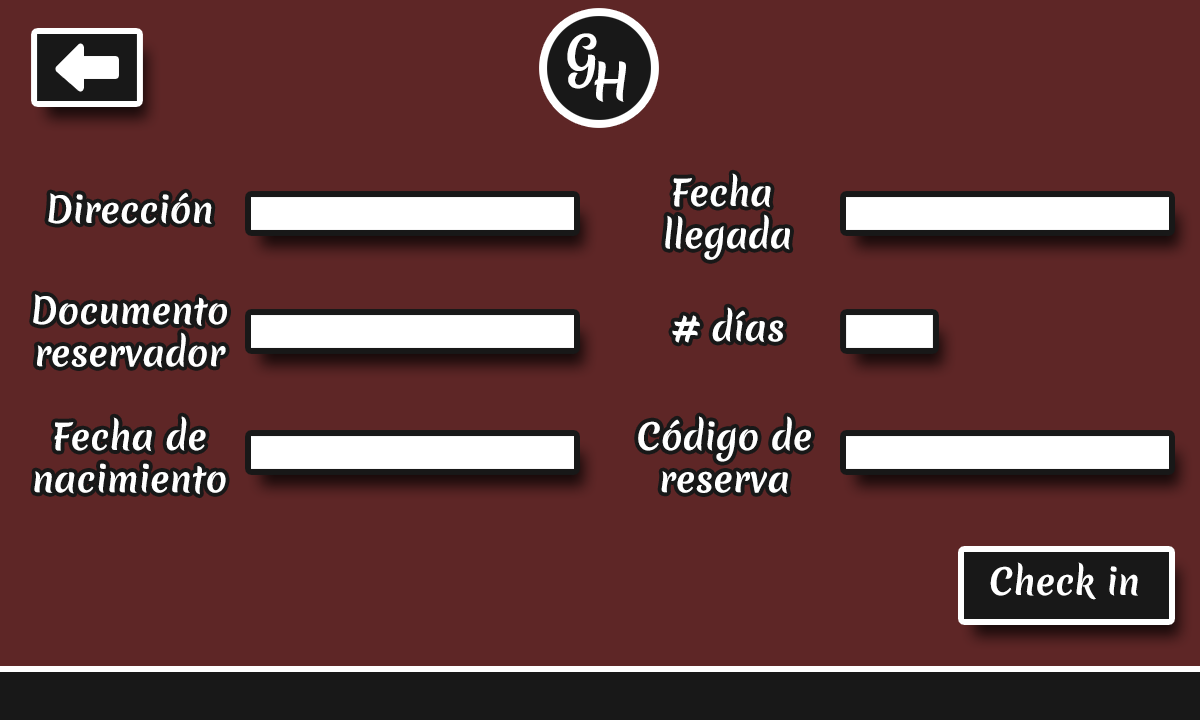
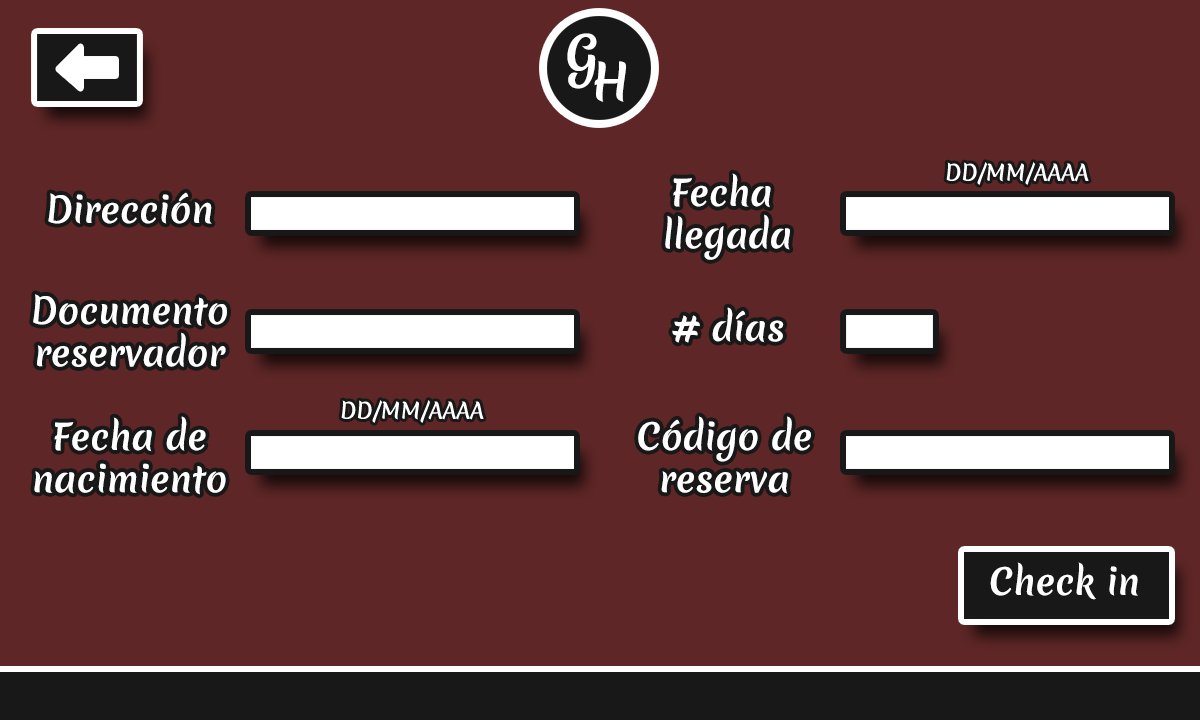
The second 1200 x 720 image is a revision of the first. Changes to its layers:
added layer "Format" (1st of 2, in "Text Fields" › "Birth Date") in group "Birth Date" over left=341, top=400, right=484, bottom=423
added layer "Format" (2nd of 2, in "Text Fields" › "Date") in group "Date" over left=946, top=162, right=1089, bottom=185
